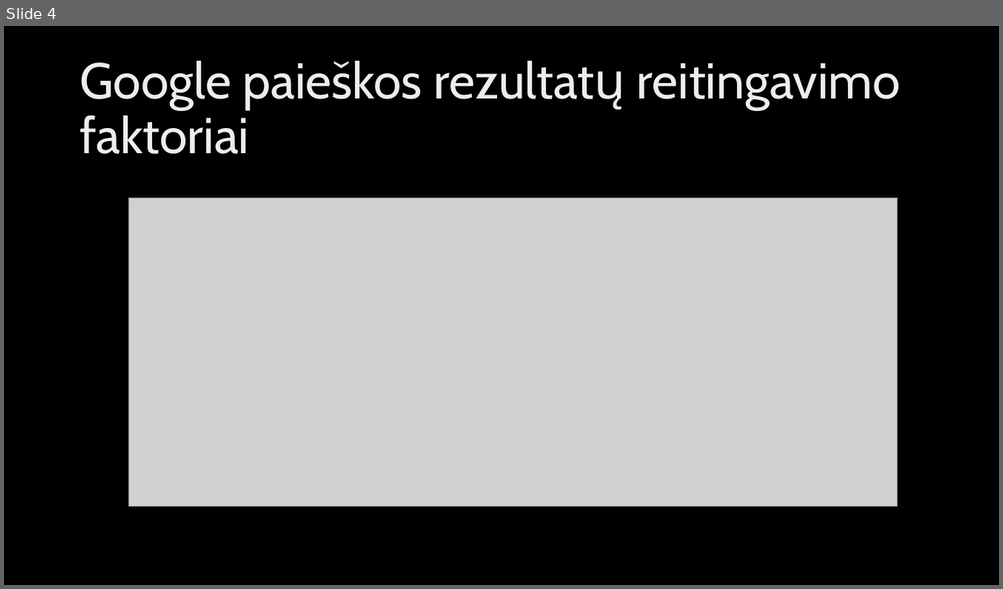
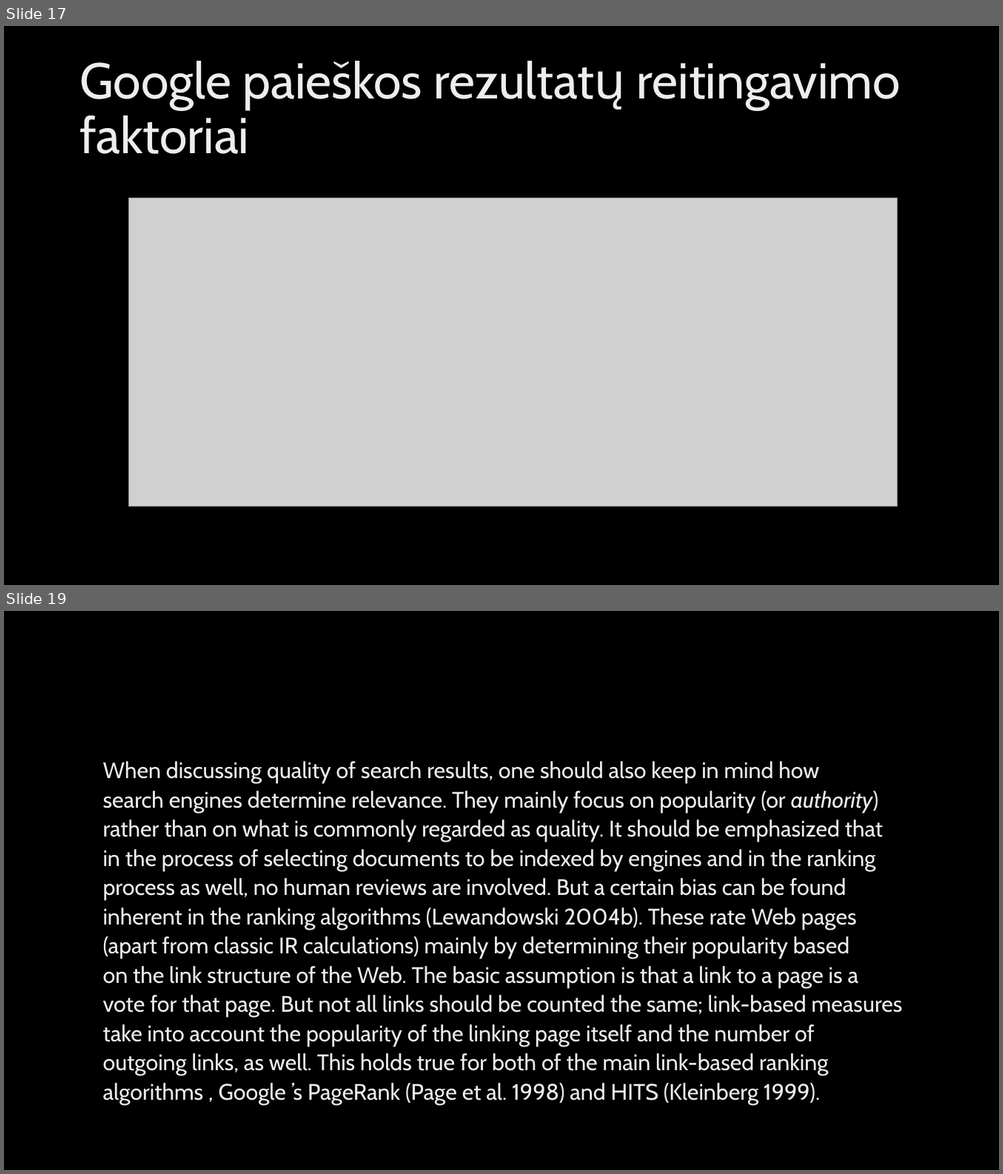
Before and after one commit to MariusKra/InformaciniuSistemuProjektas, a slide deck: IIS pristatymas/Žiniatinklio paieškos rezultatų kokybės vertinimas.pptx. Shown one above the other, each under a label of ours: slide 4 before the commit, slides 17 and 19 after it; the slides between them are not shown. The pictures are 1003x589 and 1003x1174 pixels, drawn with LibreOffice and Linux fonts; fonts in the diff are those of the drawing; grey boxes stand for pictures; background and template pictures are left out. Boxes give left, top, right and bottom in pixels: in the first picture for what was removed or moved away, otherwise in the second. Text is boxed around its words. In the diff, an @@ line names an element or a change of style, - is before the commit and + after.

```diff
--- a/IIS pristatymas/Žiniatinklio paieškos rezultatų kokybės vertinimas.pptx
+++ b/IIS pristatymas/Žiniatinklio paieškos rezultatų kokybės vertinimas.pptx
@@ slide 19 added at (4,611,999,1170), background picture (left out) @@
@@ text added at (103,761,902,1105), 21.7 pt, text gradient #BFBFBF to #EDEDED to #FFFFFF @@
+When discussing quality of search results, one should also keep in mind how
+search engines determine relevance. They mainly focus on popularity (or authority)
+rather than on what is commonly regarded as quality. It should be emphasized that
+in the process of selecting documents to be indexed by engines and in the ranking
+process as well, no human reviews are involved. But a certain bias can be found
+inherent in the ranking algorithms (Lewandowski 2004b). These rate Web pages
+(apart from classic IR calculations) mainly by determining their popularity based
+on the link structure of the Web. The basic assumption is that a link to a page is a
+vote for that page. But not all links should be counted the same; link-based measures
+take into account the popularity of the linking page itself and the number of
+outgoing links, as well. This holds true for both of the main link-based ranking
+algorithms , Google ’s PageRank (Page et al. 1998) and HITS (Kleinberg 1999).
@@ what was slide 4 is now slide 17 @@
```
Also in this commit, not shown: 2 slides changed, 21 other slides added.
